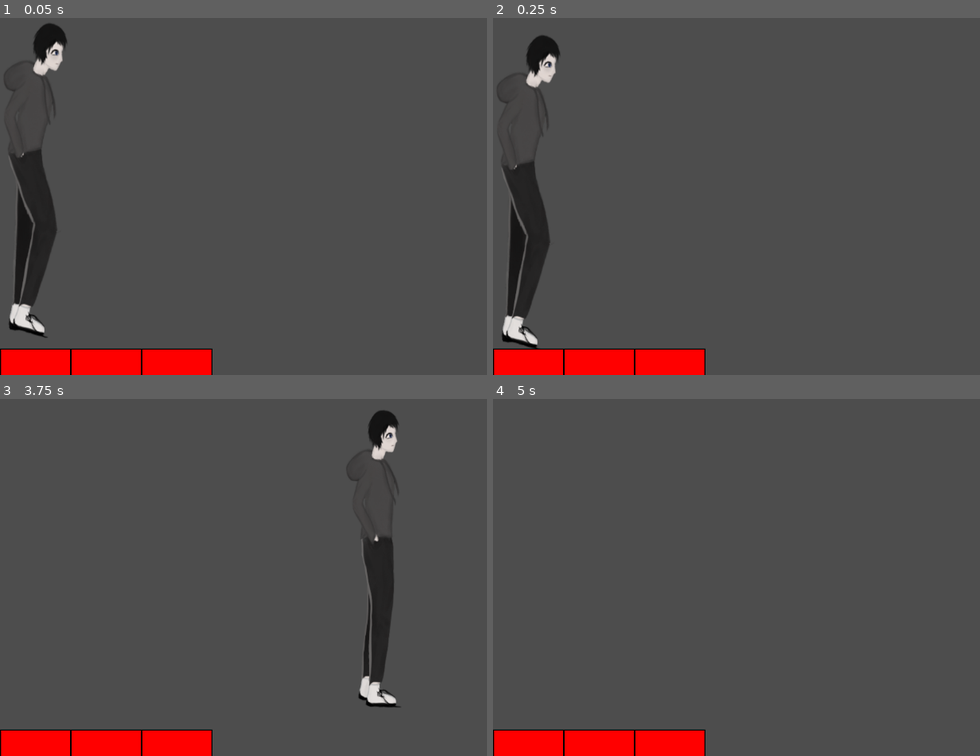
Above: before the commit, frames 1-4 (two rows, left to right).
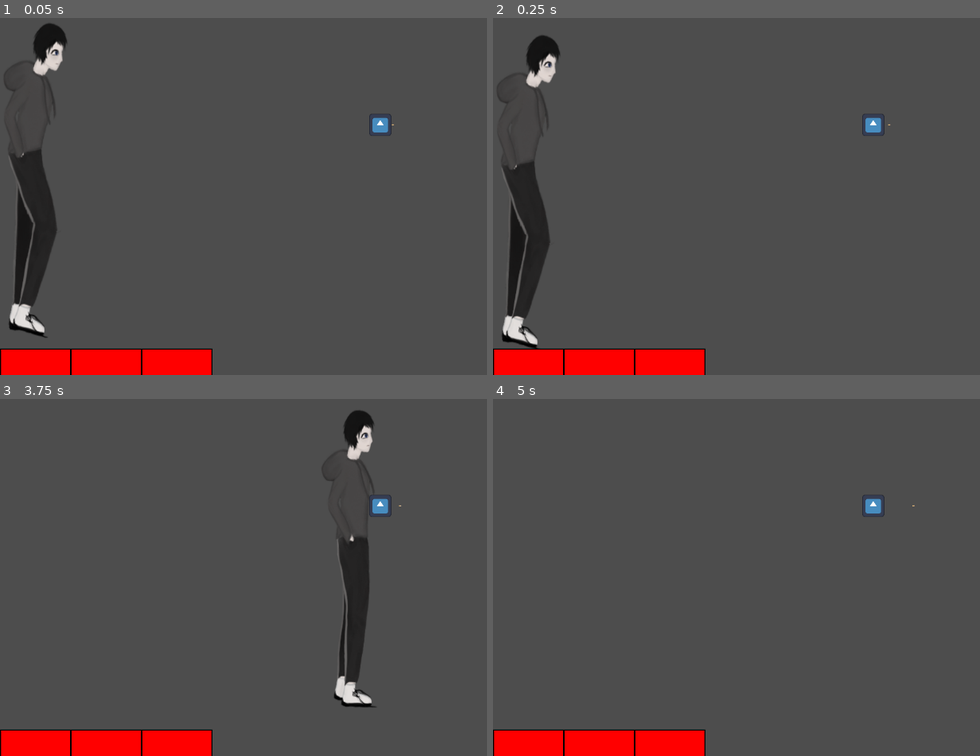
Above: after the commit, the same moments.

Repository: PrymushAnton/Risk-it
Game: Godot game, scene res://level1.tscn
Same seed, same stepped clock (60 frames per second), same inputs: the game is played once before the commit and once after it. The engine's default icon, where the game draws it, is replaced by a stand-in: a white triangle on a blue panel in a dark square.
Inputs:
- Up to frame 1 (0.05 s): no input
- Up to frame 2 (0.25 s): no input
- Up to frame 3 (3.75 s): tap Enter (ui_accept) at 0.5, 0.77, 1.52, 3.02 s; hold Right (ui_right) 0.53-2.03 s; hold Left (ui_left) 2.03-2.78 s; hold Right (ui_right) from 2.78 s (still down)
- Up to frame 4 (5 s): tap Enter (ui_accept) at 3.77, 4.52 s; release Right (ui_right) at 4.28 s; hold Left (ui_left) from 4.28 s (still down)

The runs differ from the first frame. In frame 1, 0.2% of the frame differs, in the area x 75-81%, y 26-33%; in frame 2, 0.2%; in frame 3, 5.7%, in the area x 66-83%, y 3-87%; in frame 4, 0.2%.

Commit message:
Add block with bullet

Diff:
--- /dev/null
+++ b/Risk it/bullet/RigidBody2D.gd
@@ -0,0 +1,17 @@
+extends RigidBody2D
+
+@export var start_x: int = 0
+@export var end_x: int = 0
+@export var speed: float = 0
+@export var direction: int = 1
+
+func _ready():
+	position.x = start_x
+
+func _process(delta):
+	linear_velocity.x = speed * direction
+	move_and_collide(linear_velocity)
+	if direction == 1 and position.x >= end_x:
+		position.x = start_x
+	elif direction == -1 and position.x <= end_x:
+		position.x = start_x
--- /dev/null
+++ b/Risk it/bullet/static_body_2d.tscn
@@ -0,0 +1,45 @@
+[gd_scene load_steps=6 format=3 uid="uid://cxk4vq3s7y01x"]
+
+[ext_resource type="Texture2D" uid="uid://bhojjkcbj8sp3" path="res://icon.svg" id="1_uq6mq"]
+[ext_resource type="Script" path="res://bullet/RigidBody2D.gd" id="2_7u5cj"]
+[ext_resource type="Texture2D" uid="uid://bnblkumlmilye" path="res://bullet/assets/1.png" id="3_oqpcx"]
+
+[sub_resource type="RectangleShape2D" id="RectangleShape2D_n6wkw"]
+size = Vector2(40, 40)
+
+[sub_resource type="CapsuleShape2D" id="CapsuleShape2D_ejquy"]
+radius = 1.0
+height = 4.0
+
+[node name="StaticBody2D" type="StaticBody2D"]
+
+[node name="TextureRect" type="TextureRect" parent="."]
+offset_right = 40.0
+offset_bottom = 40.0
+texture = ExtResource("1_uq6mq")
+expand_mode = 1
+
+[node name="CollisionShape2D" type="CollisionShape2D" parent="."]
+position = Vector2(20, 20)
+shape = SubResource("RectangleShape2D_n6wkw")
+
+[node name="RigidBody2D" type="RigidBody2D" parent="."]
+gravity_scale = 0.0
+script = ExtResource("2_7u5cj")
+start_x = 20
+end_x = 120
+speed = 0.5
+
+[node name="TextureRect" type="TextureRect" parent="RigidBody2D"]
+offset_left = 22.0
+offset_top = 19.0
+offset_right = 24.0
+offset_bottom = 23.0
+rotation = 1.5708
+texture = ExtResource("3_oqpcx")
+expand_mode = 1
+
+[node name="CollisionShape2D" type="CollisionShape2D" parent="RigidBody2D"]
+position = Vector2(20, 20)
+rotation = 1.5708
+shape = SubResource("CapsuleShape2D_ejquy")
--- a/Risk it/level1.tscn
+++ b/Risk it/level1.tscn
@@ -1,7 +1,8 @@
-[gd_scene load_steps=3 format=3 uid="uid://dtwnvwtylguex"]
+[gd_scene load_steps=4 format=3 uid="uid://dtwnvwtylguex"]
 
 [ext_resource type="PackedScene" uid="uid://b86tv40bs3fs3" path="res://player/player.tscn" id="1_uh1ep"]
 [ext_resource type="PackedScene" uid="uid://b4kcxm0ij7ug8" path="res://block/block.tscn" id="2_gxl83"]
+[ext_resource type="PackedScene" uid="uid://cxk4vq3s7y01x" path="res://bullet/static_body_2d.tscn" id="3_0trw1"]
 
 [node name="Node2D" type="Node2D"]
 
@@ -16,3 +17,6 @@
 
 [node name="Block3" parent="." instance=ExtResource("2_gxl83")]
 position = Vector2(256, 600)
+
+[node name="StaticBody2D" parent="." instance=ExtResource("3_0trw1")]
+position = Vector2(669, 174)
Binary file added: Risk it/bullet/assets/1.png
Not shown, added: Risk it/bullet/assets/1.png.import
